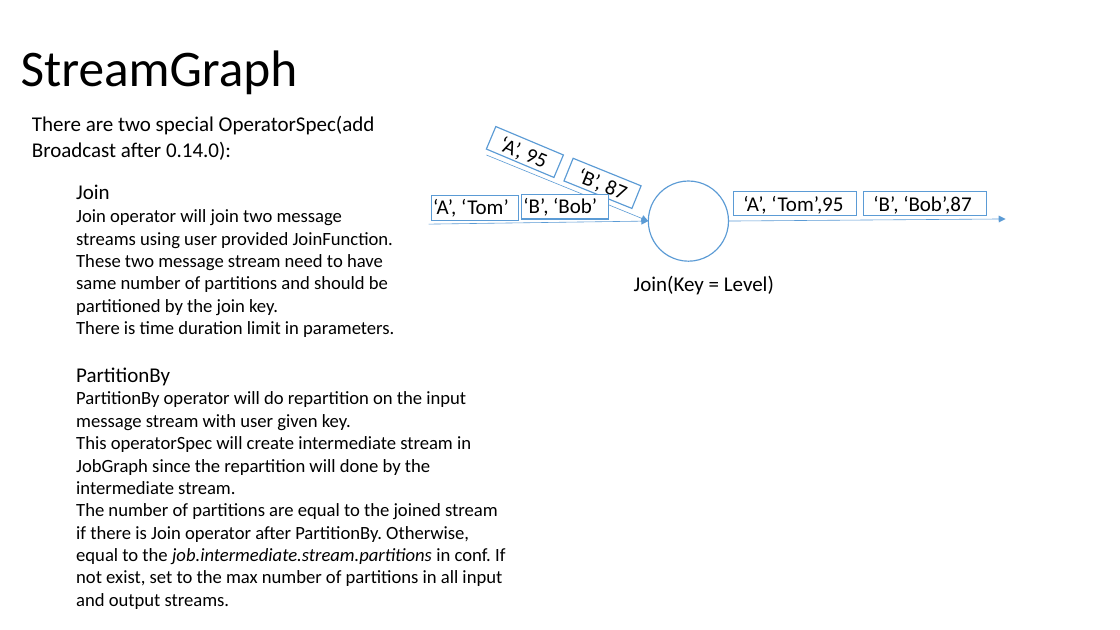
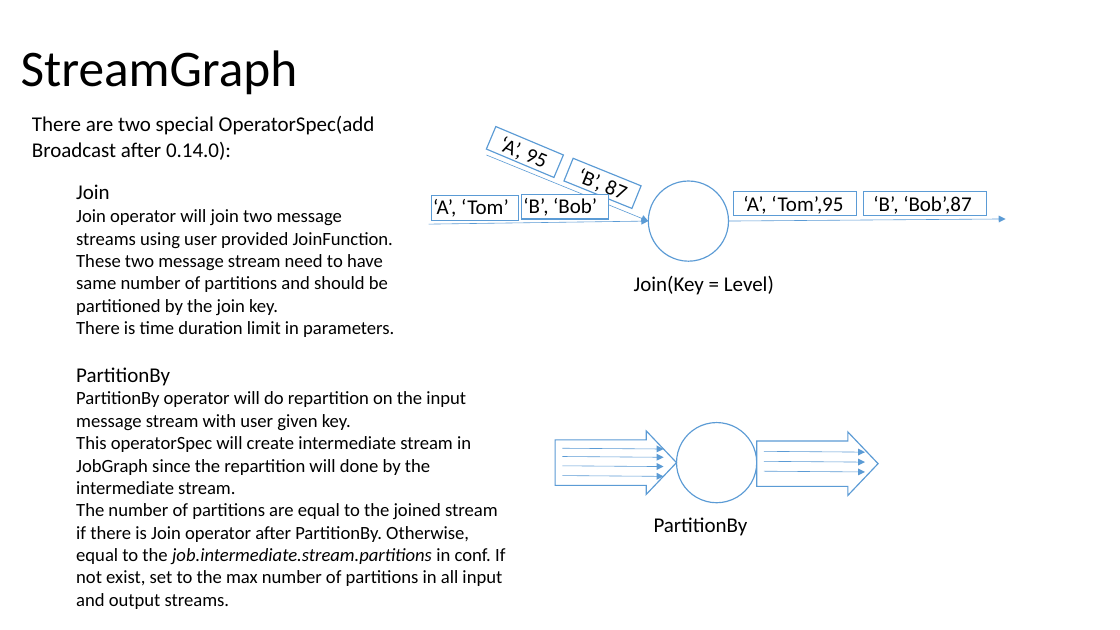
Before and after one commit to Swrrt/Samza-Documents, a slide deck: slide 34 of Documentation/SamzaStructure.pptx. Drawn at 1120x630 pixels with LibreOffice and Linux fonts; fonts in the diff are those of the drawing. Boxes give left, top, right and bottom in pixels: in the first picture for what was removed or moved away, otherwise in the second. Text is boxed around its words. In the diff, an @@ line names an element or a change of style, - is before the commit and + after.

Commit message:
JobGraph complete

```diff
--- a/Documentation/SamzaStructure.pptx
+++ b/Documentation/SamzaStructure.pptx
@@ right arrow added at <box>555,431,677,494</box>, fill #FFFFFF, outline #5B9BD5 1 pt @@
@@ arrow added from (563, 449) to (664, 450), #5B9BD5 0.5 pt @@
@@ ellipse added at <box>676,423,756,502</box>, fill #FFFFFF, outline #5B9BD5 1 pt @@
@@ right arrow added at <box>757,432,879,495</box>, fill #FFFFFF, outline #5B9BD5 1 pt @@
@@ arrow added from (563, 456) to (664, 457), #5B9BD5 0.5 pt @@
@@ arrow added from (563, 466) to (664, 466), #5B9BD5 0.5 pt @@
@@ arrow added from (563, 476) to (664, 476), #5B9BD5 0.5 pt @@
@@ arrow added from (764, 451) to (865, 452), #5B9BD5 0.5 pt @@
@@ arrow added from (764, 461) to (865, 462), #5B9BD5 0.5 pt @@
@@ arrow added from (764, 471) to (865, 472), #5B9BD5 0.5 pt @@
@@ text added at <box>654,517,748,536</box>, 18 pt, text #000000 @@
+PartitionBy
```
Also in this commit, not shown: 2 other slides changed, 3 slides added.
